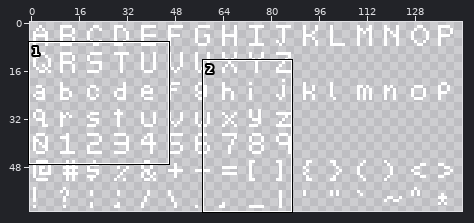
Two versions of one pixel-art file, res/texture/font.ase. Above: a wide view before the commit, with the close-up outlined.
Close-up. Before:
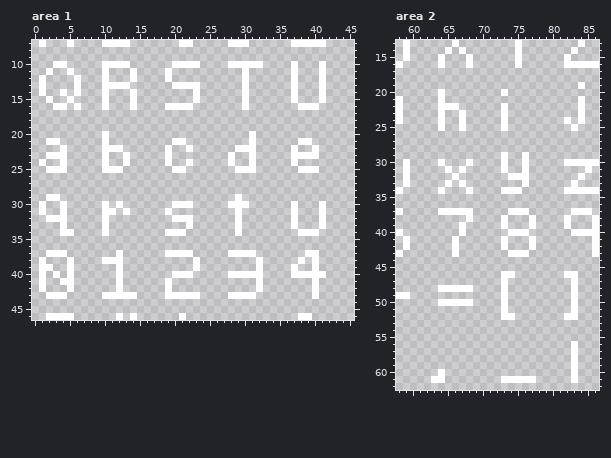
144x63 pixels, 1 frame. Shown: area 1: x 0..45, y 7..46; area 2: x 58..86, y 13..62.
New version:
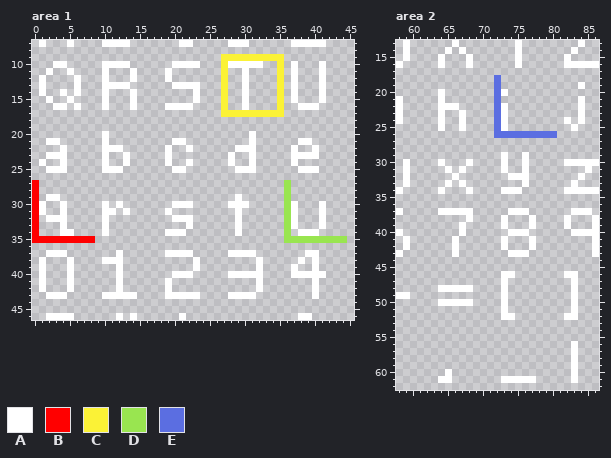
Palette (. is transparent): A #ffffff  B #ff0000  C #fbf236  D #99e550  E #5b6ee1
What changed:
--- area 1
@@ x 25..37 @@
  8 .............
- 9 .............
-10 ...AAAAA....A
-11 .....A......A
-12 .....A......A
-13 .....A......A
-14 .....A......A
-15 .....A......A
-16 .....A.......
-17 .............
+ 9 ..CCCCCCCCC..
+10 ..CAAAAA..C.A
+11 ..C..A....C.A
+12 ..C..A....C.A
+13 ..C..A....C.A
+14 ..C..A....C.A
+15 ..C..A....C.A
+16 ..C..A....C..
+17 ..CCCCCCCCC..
 18 .............
@@ x 0..45 @@
 26 ..............................................
-27 ..............................................
-28 ..............................................
-29 ..AA.........................A................
-30 .A..A.....A.A.......AAA.....AAA......A...A....
-31 .A..A.....AA.A.....A.........A.......A...A....
-32 ..AAA.....A.........AAA......A.......A...A....
-33 ....A.....A...........A......A.......A...A....
-34 ....AA....A........AAA.......A........AAA.....
-35 ..............................................
+27 B...................................D.........
+28 B...................................D.........
+29 B.AA.........................A......D.........
+30 BA..A.....A.A.......AAA.....AAA.....DA...A....
+31 BA..A.....AA.A.....A.........A......DA...A....
+32 B.AAA.....A.........AAA......A......DA...A....
+33 B...A.....A...........A......A......DA...A....
+34 B...AA....A........AAA.......A......D.AAA.....
+35 BBBBBBBBB...........................DDDDDDDDD.
 36 ..............................................
@@ x 0..6 @@
 38 .A...A.
-39 .AA..A.
-40 .A.A.A.
-41 .A..AA.
+39 .A...A.
+40 .A...A.
+41 .A...A.
 42 .A...A.
--- area 2
@@ x 70..82 @@
 17 .............
-18 .............
-19 .............
-20 ...A.........
-21 .............
-22 ...A.........
-23 ...A.........
-24 ...A........A
-25 ...A.........
-26 .............
+18 ..E..........
+19 ..E..........
+20 ..EA.........
+21 ..E..........
+22 ..EA.........
+23 ..EA.........
+24 ..EA........A
+25 ..EA.........
+26 ..EEEEEEEEE..
 27 .............
@@ x 61..67 @@
 59 .......
-60 ...A...
-61 ..AA...
+60 ....A..
+61 ...AA..
 62 .......
